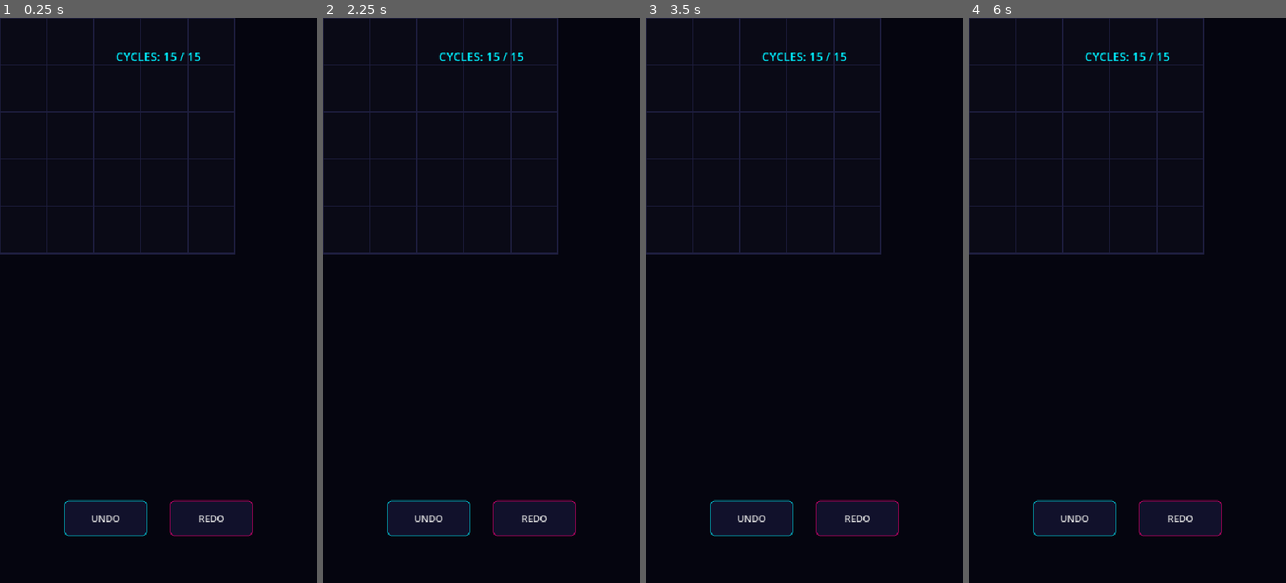
Above: before the commit, frames 1-4 (left to right).
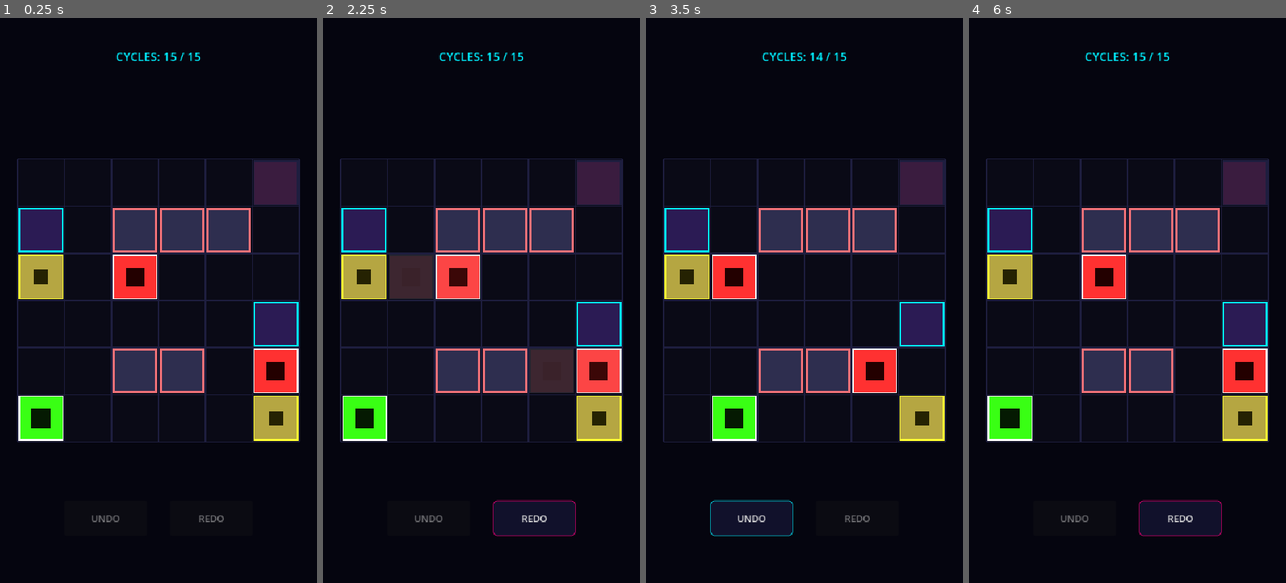
Above: after the commit, the same moments.

Repository: Kartikesh07/grid-walker
Game: Godot game, scene res://main.tscn
Same seed, same stepped clock (60 frames per second), same inputs: the game is played once before the commit and once after it.
Inputs (mouse positions are in pixels of both pictures, inside the frame that each line leads up to):
- Up to frame 1 (0.25 s): no input
- Up to frame 2 (2.25 s): click (427, 520) at 0.5 s, where only the run before the commit has a clickable "UNDO"; click (535, 520) at 1.25 s, where only the run before the commit has a clickable "REDO"; tap Enter at 2 s; move the mouse to (551, 272) at 2.02 s; hold Right (ui_right) from 2.03 s (still down); tap Z at 2.1 s; click (551, 272) at 2.17 s
- Up to frame 3 (3.5 s): release Right (ui_right) at 2.75 s; tap Space at 2.75 s; drag from (741, 328) to (788, 413) at 2.77 s
- Up to frame 4 (6 s): tap Enter at 3.5, 5 s; move the mouse to (1159, 176) at 3.52 s; hold Right (ui_right) 3.53-4.25 s; tap Z at 3.6, 5.1 s; tap Space at 4.25, 5.75 s; drag from (1111, 413) to (1032, 215) at 4.27 s; move the mouse to (1222, 385) at 5.02 s; hold Left (ui_left) 5.03-5.75 s; drag from (1032, 215) to (1079, 159) at 5.77 s

The runs differ from the first frame. In frame 1, 21% of the frame differs, in the area x 0-95%, y 0-92%; in frame 2, 22%; in frame 3, 19%; in frame 4, 19%.
Error before the commit: Parse Error: Cannot assign a new value to a constant. (res://src/game_manager.gd:163)

Commit message:
fix: swap movement sound to Move2, configure MP3 looping, and remove unused WAVs

Diff:
--- a/main.tscn
+++ b/main.tscn
@@ -90,6 +90,8 @@
 
 [node name="Main" type="Node2D" unique_id=1907273590]
 script = ExtResource("1_0xm2m")
+sfx_volume_db = null
+bgm_volume_db = null
 
 [node name="LevelView" type="Node2D" parent="." unique_id=1311594979]
 script = ExtResource("1_ig7tw")
--- a/src/game_manager.gd
+++ b/src/game_manager.gd
@@ -4,12 +4,16 @@
 const LevelDataClass = preload("res://src/core/level_data.gd")
 
 # Audio assets preloads
-const STREAM_BG_MUSIC = preload("res://Music/BackgrounMusic.wav")
+const STREAM_BG_MUSIC = preload("res://Music/BackgrounMusic2.mp3")
 const STREAM_BUTTON_CLICK = preload("res://Music/ButtonClick.wav")
 const STREAM_EMP = preload("res://Music/EMP.wav")
 const STREAM_FAILURE = preload("res://Music/Faillure.wav")
-const STREAM_MOVE = preload("res://Music/Move.wav")
+const STREAM_MOVE = preload("res://Music/Move2.wav") # Swapped to Move2.wav
 const STREAM_VICTORY = preload("res://Music/Victory.wav")
+
+# Expose volume settings to Godot Inspector for easy customization
+@export var sfx_volume_db: float = -12.0 # Default SFX volume (softer)
+@export var bgm_volume_db: float = -6.0  # Default BGM volume (audible)
 
 @onready var level_view: Node2D = $LevelView
 @onready var hud: CanvasLayer = $HUD
@@ -156,11 +160,14 @@
 func _setup_background_music() -> void:
 	bg_music_player = AudioStreamPlayer.new()
 	bg_music_player.stream = STREAM_BG_MUSIC
-	bg_music_player.volume_db = -12.0 # Keep BGM ambient and low-key
+	bg_music_player.volume_db = bgm_volume_db
 
-	# Configure looping on WAV importer resource
-	if STREAM_BG_MUSIC is AudioStreamWAV:
-		(STREAM_BG_MUSIC as AudioStreamWAV).loop_mode = AudioStreamWAV.LOOP_FORWARD
+	# Upcast to generic AudioStream to bypass static compile type checking
+	var base_stream = STREAM_BG_MUSIC as AudioStream
+	if base_stream is AudioStreamWAV:
+		(base_stream as AudioStreamWAV).loop_mode = AudioStreamWAV.LOOP_FORWARD
+	elif base_stream is AudioStreamMP3:
+		(base_stream as AudioStreamMP3).loop = true
 
 	add_child(bg_music_player)
 	bg_music_player.play()
@@ -169,7 +176,7 @@
 func play_sfx(stream: AudioStream) -> void:
 	var player = AudioStreamPlayer.new()
 	player.stream = stream
-	player.volume_db = -2.0 # Keep SFX punchy but not clipping
+	player.volume_db = sfx_volume_db
 	add_child(player)
 	player.play()
 	player.finished.connect(player.queue_free)
--- a/src/scenes/level_view.gd
+++ b/src/scenes/level_view.gd
@@ -166,7 +166,7 @@
 	# 3. Any leftover targets are newly spawned or restored zombies (fade them in)
 	for target in targets:
 		var rect = create_zombie_visual(target)
-		rect.modulate.a = 0.0
+		rect.modulate = Color(rect.modulate, 0.0)
 		var fade_in = create_tween()
 		fade_in.tween_property(rect, "modulate:a", 1.0, 0.15)
 		new_zombie_nodes.append(rect)
@@ -188,7 +188,7 @@
 		if not emp_nodes.has(emp_pos):
 			create_emp_visual(emp_pos)
 			var node = emp_nodes[emp_pos]
-			node.modulate.a = 0.0
+			node.modulate = Color(node.modulate, 0.0)
 			var fade_in = create_tween()
 			fade_in.tween_property(node, "modulate:a", 1.0, 0.15)
 
Not shown, removed: Music/BackgrounMusic.wav.import
Not shown, added: Music/BackgrounMusic2.mp3.import
Not shown, removed: Music/Move.wav.import
Not shown, added: Music/Move2.wav.import
Not shown, changed: Music/BackgrounMusic.wav
Not shown, added: Music/BackgrounMusic2.mp3
Not shown, removed: Music/Move.wav
Not shown, added: Music/Move2.wav
